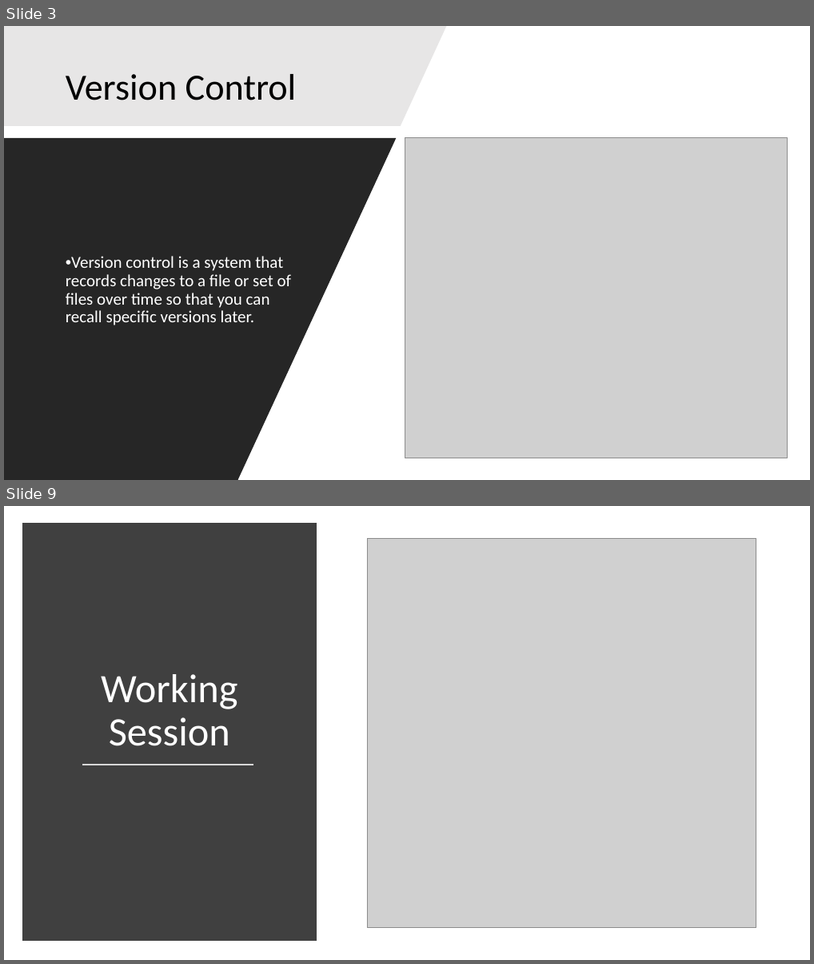
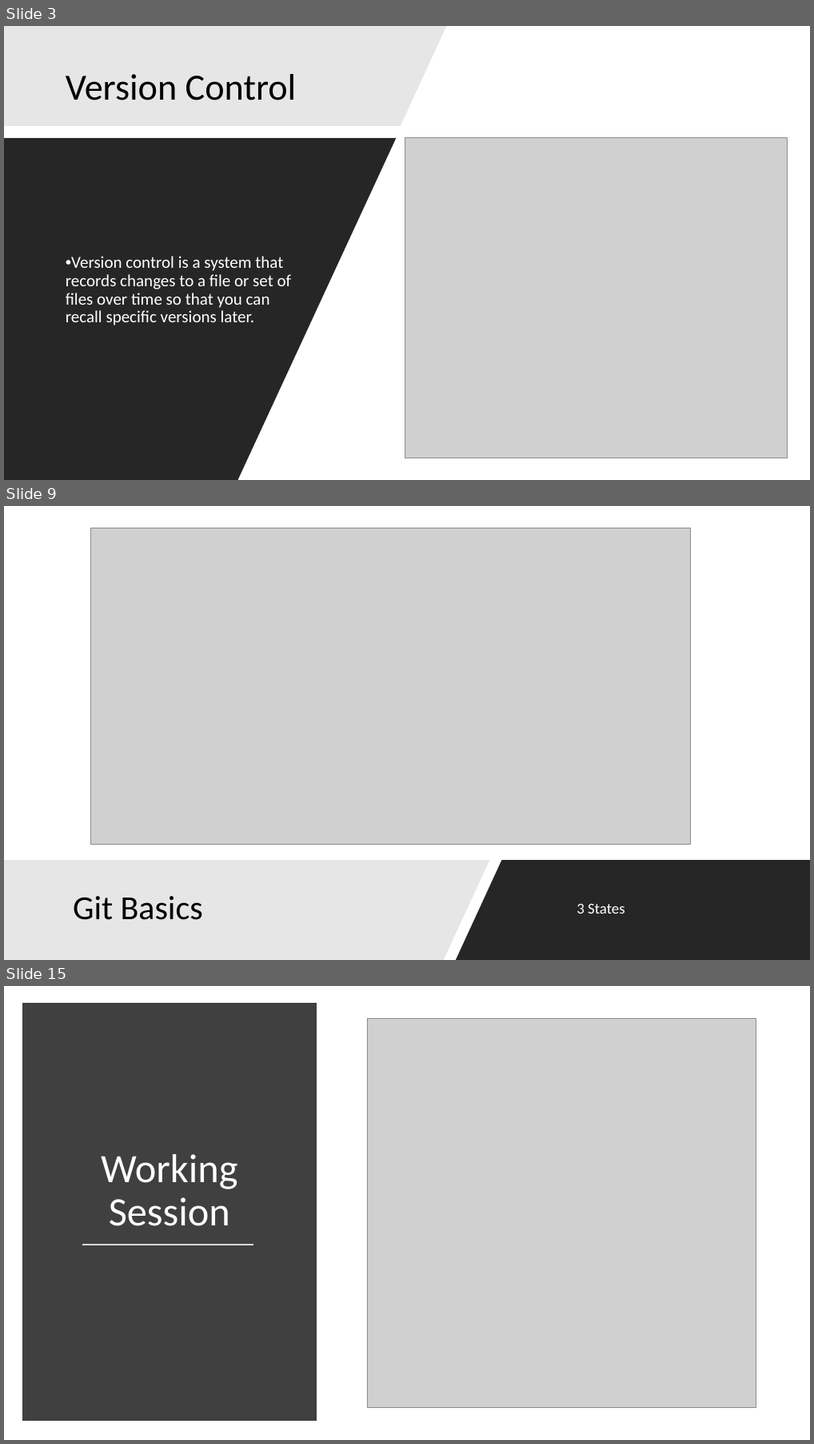
Before and after one commit to niravsh/ptg-gitsession-2017, a slide deck: PennTechnoGrads.pptx. Shown one above the other, each under a label of ours: slides 3 and 9 before the commit, slides 3, 9 and 15 after it; the slides between them are not shown. The pictures are 814x964 and 814x1444 pixels, drawn with LibreOffice and Linux fonts; fonts in the diff are those of the drawing; grey boxes stand for pictures. Boxes give left, top, right and bottom in pixels: in the first picture for what was removed or moved away, otherwise in the second. Text is boxed around its words. In the diff, an @@ line names an element or a change of style, - is before the commit and + after.

```diff
--- a/PennTechnoGrads.pptx
+++ b/PennTechnoGrads.pptx
@@ slide 9 added at [4,506,810,960], background #FFFFFF @@
@@ picture added at [90,528,690,844] @@
@@ freeform shape added at [4,860,490,960], fill #E7E6E6 @@
@@ freeform shape added at [456,860,810,960], fill #000000 at 85% opacity @@
@@ title added at [73,896,203,920], 40 pt, text #000000 @@
+Git Basics
@@ text added at [577,903,626,913], 18 pt, text #FFFFFF @@
+3 States
@@ what was slide 9 is now slide 15 @@
```
Also in this commit, not shown: 6 slides changed, 8 other slides added, 1 slide removed.
